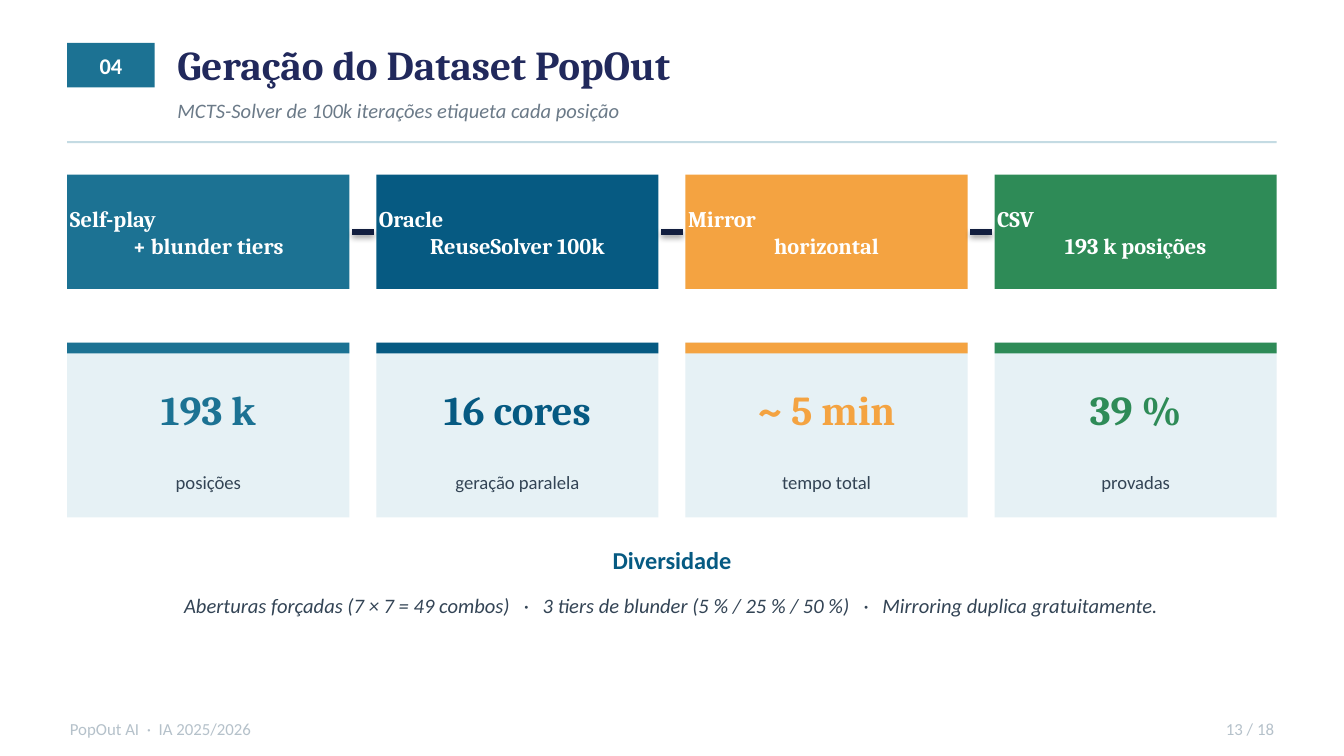
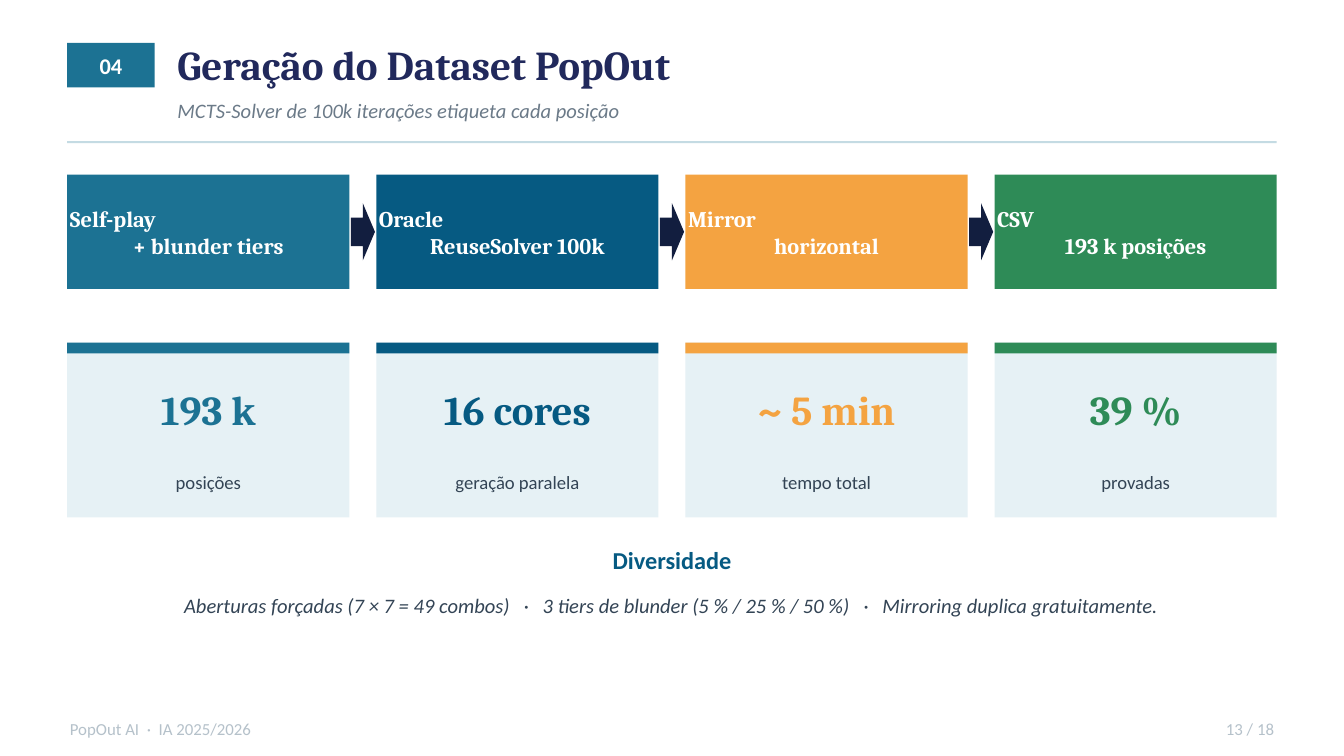
Before and after one commit to Difl4/popout-ai, a slide deck: slide 13 of docs/presentation.pptx. Drawn at 1344x756 pixels with LibreOffice and Linux fonts; fonts in the diff are those of the drawing. Boxes give left, top, right and bottom in pixels: in the first picture for what was removed or moved away, otherwise in the second. Text is boxed around its words. In the diff, an @@ line names an element or a change of style, - is before the commit and + after.

```diff
--- a/docs/presentation.pptx
+++ b/docs/presentation.pptx
@@ right arrow added at box(351, 203, 375, 259), fill #121E3F @@
@@ right arrow added at box(660, 203, 684, 259), fill #121E3F @@
@@ right arrow added at box(969, 203, 993, 259), fill #121E3F @@
@@ elbow line removed from (352, 233) to (374, 233) @@
@@ elbow line removed from (661, 233) to (683, 233) @@
@@ elbow line removed from (970, 233) to (992, 233) @@
```
Also in this commit, not shown: 3 other slides changed, 1 other file.
